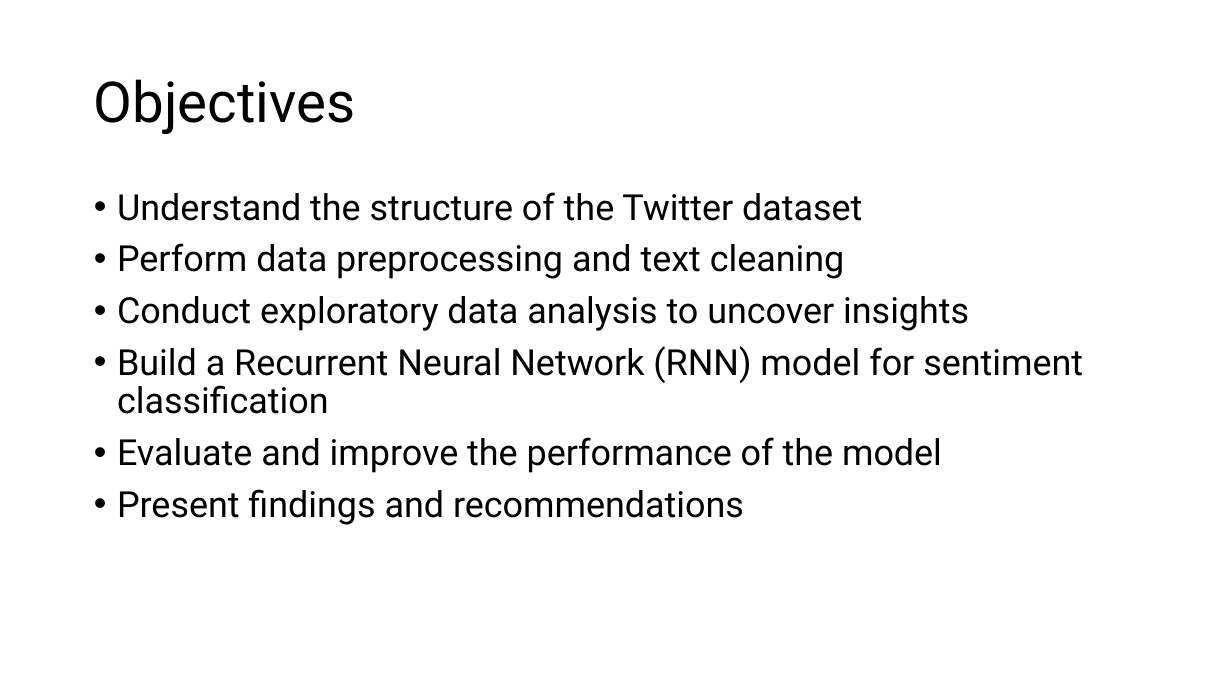
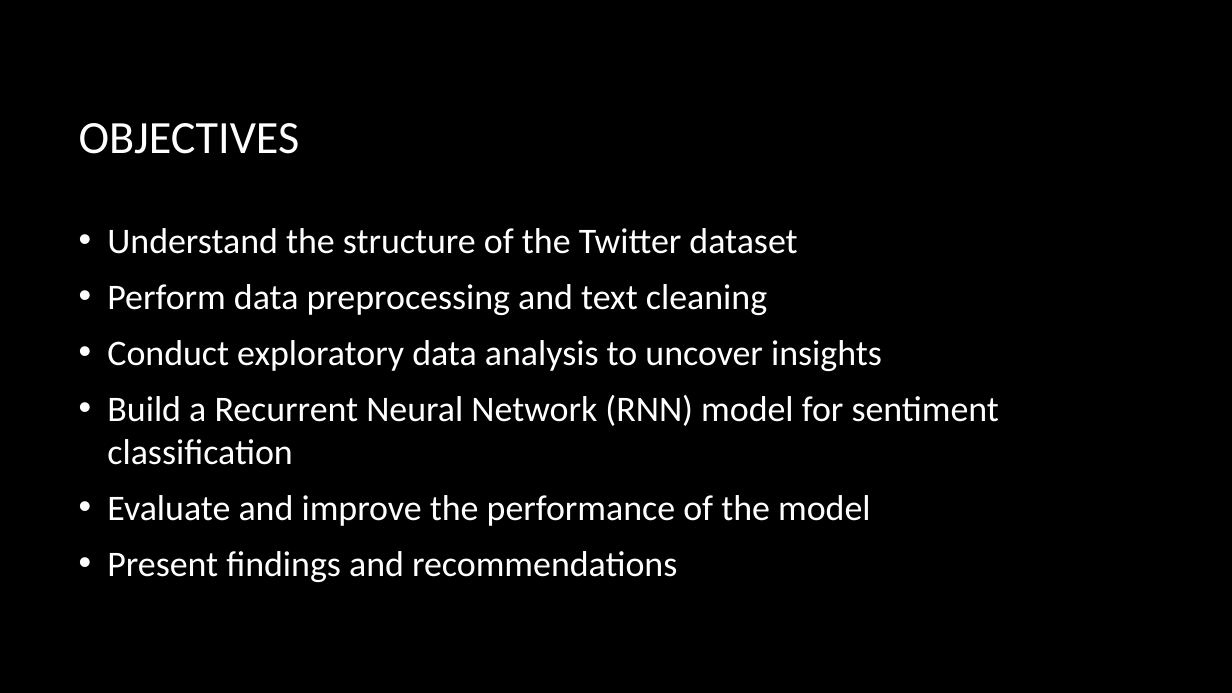
Before and after one commit to mramsundar/IITM-Graded-Projects, a slide deck: slide 2 of Week 31/Week 31 Summary Presentation.pptx. Drawn at 1232x693 pixels with LibreOffice and Linux fonts; fonts in the diff are those of the drawing; background and template pictures are left out. Boxes give left, top, right and bottom in pixels: in the first picture for what was removed or moved away, otherwise in the second. Text is boxed around its words. In the diff, an @@ line names an element or a change of style, - is before the commit and + after.

```diff
--- a/Week 31/Week 31 Summary Presentation.pptx
+++ b/Week 31/Week 31 Summary Presentation.pptx
@@ background #FFFFFF to picture (left out) @@
@@ title at [79,123,300,154]: text changed; size 44 to 36 pt; font Roboto to Calibri; text colour #000000 to #FFFFFF @@
-Objectives
+OBJECTIVES
@@ text "Understand the structure of the ...": place and size @@
-text "Understand the structure of the ..." at [117,192,1083,525]
+text "Understand the structure of the ..." at [107,228,999,582]
@@ text "Understand the structure of the ..." at [107,228,999,582]: font Roboto to Calibri, text colour #000000 to #FFFFFF; indent changed; line spacing 0.9 to 1; vertical alignment top to middle @@
```
Also in this commit, not shown: 10 other slides changed, 1 slide added, 3 other files.
